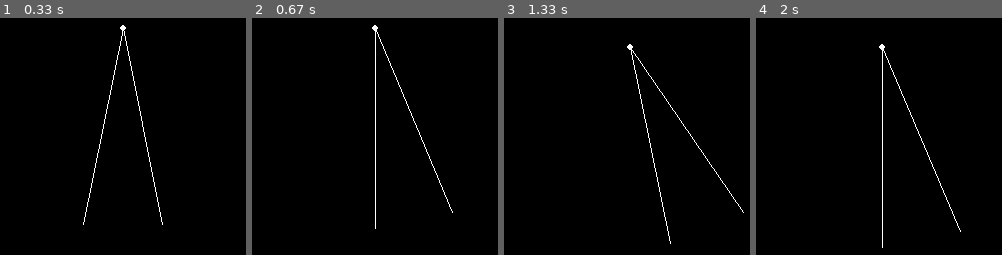
Above: before the commit, frames 1-4 (left to right).
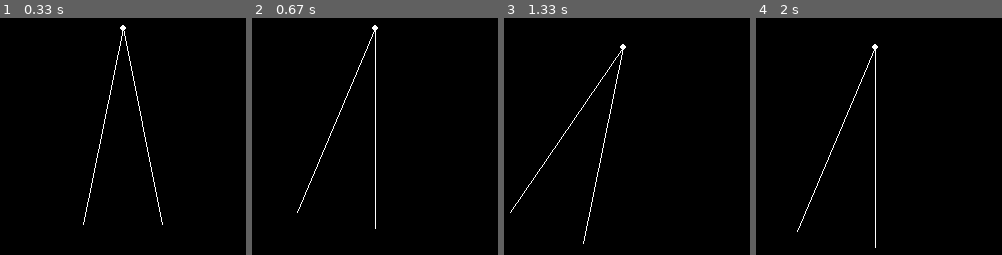
Above: after the commit, the same moments.

Repository: toniaai/pygame_projects
Game: pygame game, started from data/main.py
Same seed, same stepped clock (60 frames per second), same inputs: the game is played once before the commit and once after it.
Inputs:
- Up to frame 1 (0.33 s): no input
- Up to frame 2 (0.67 s): hold D from 0.33 s (still down)
- Up to frame 3 (1.33 s): release D at 0.8 s; hold W 0.83-1.13 s; hold D from 1.17 s (still down)
- Up to frame 4 (2 s): release D at 1.63 s; hold A from 1.67 s (still down)

Frame 1 is identical in both runs. In frame 2, 0.6% of the frame differs, in the area x 18-82%, y 5-83%; in frame 3, 1.3%; in frame 4, 1.4%, in the area x 16-84%, y 10-98%.

Commit message:
Finishing up for today

Diff:
--- a/data/main.py
+++ b/data/main.py
@@ -74,7 +74,7 @@
     pygame.draw.line(screen, COLOR_WHITE, (player[0], player[1]), (new_point_f_x_l, new_point_f_y_l), width= 1)
     pygame.draw.line(screen, COLOR_WHITE, (player[0], player[1]), (new_point_f_x_r, new_point_f_y_r), width= 1)
 
-def move_player(screen, player, mode):
+def move_player(player, mode):
     new_point_f_x = cos(player[2]) * (player[0] - player[0]) - sin(player[2]) * ( player[1] + (FORWARD_DISTANCE * mode) - player[1]) + player[0]
     new_point_f_y = sin(player[2]) * (player[0] - player[0]) + cos(player[2]) * ( player[1] + (FORWARD_DISTANCE * mode) - player[1]) + player[1]
 
@@ -102,16 +102,16 @@
             keys = pygame.key.get_pressed()
 
             if keys[K_a]:
+                player = [player[0], player[1], player[2] - 0.1]
+
+            if keys[K_d]:
                 player = [player[0], player[1], player[2] + 0.1]
 
-            if keys[K_d]:
-                player = [player[0], player[1], player[2] - 0.1]
-
             if keys[K_w]:
-                player = move_player(screen, player, 1)
+                player = move_player(player, 1)
 
             if keys[K_s]:
-                player = move_player(screen, player, -1)
+                player = move_player(player, -1)
 
 
         draw_player(screen, player)
